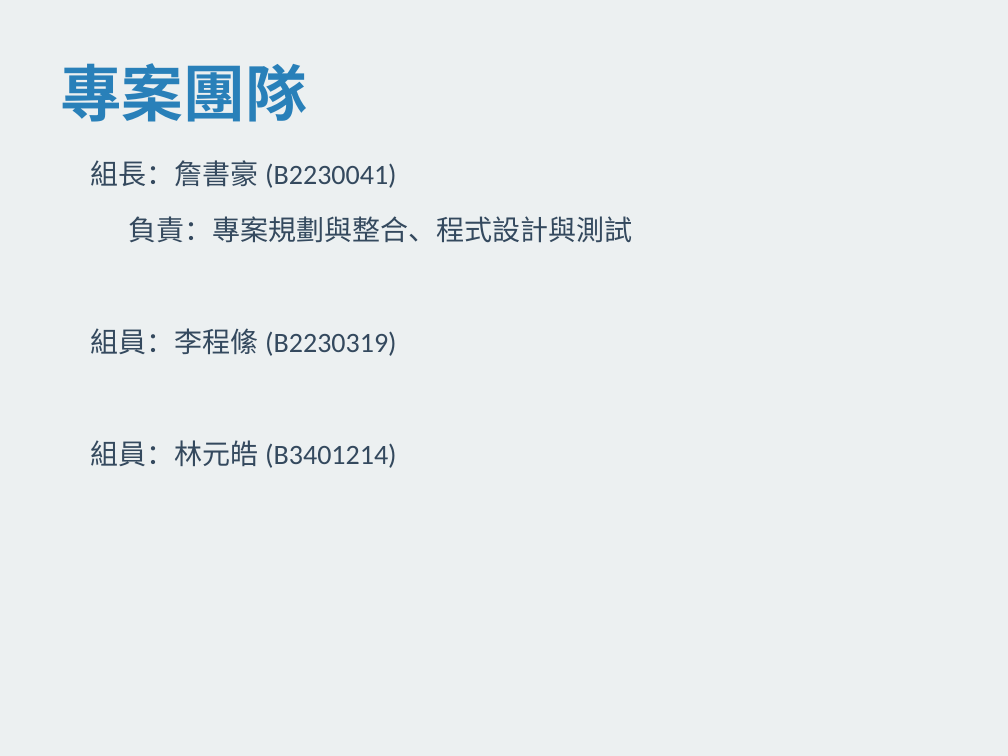
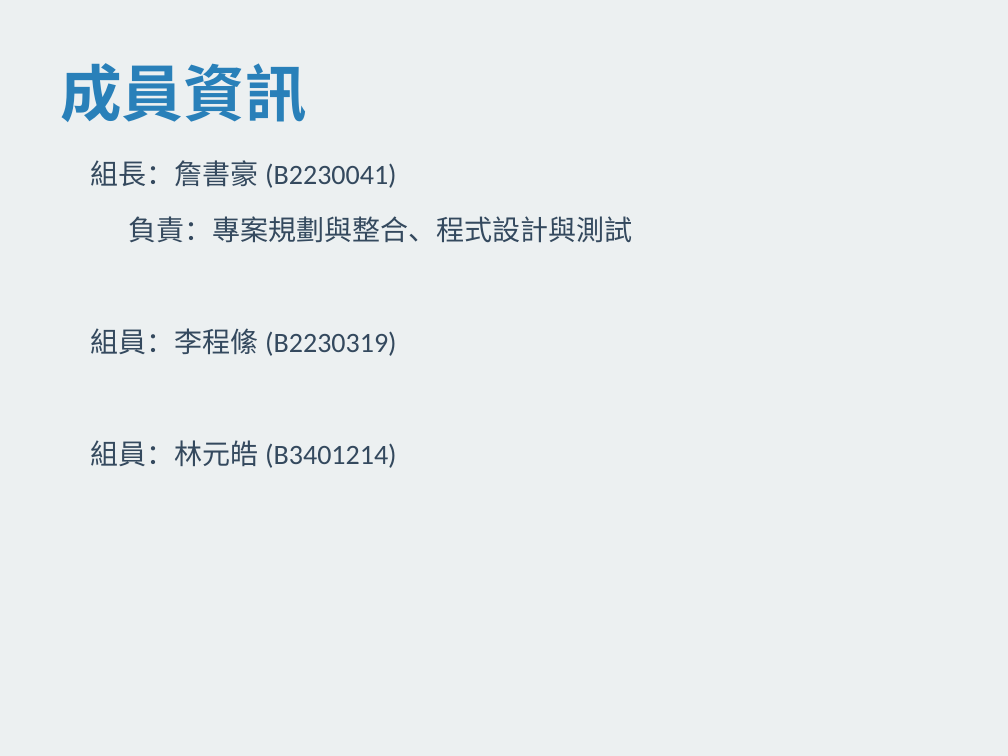
Before and after one commit to XJacksonChrisX/minesweeper, a slide deck: slide 3 of 踩地雷遊戲_專題報告.pptx. Drawn at 1008x756 pixels with LibreOffice and Linux fonts; fonts in the diff are those of the drawing. Boxes give left, top, right and bottom in pixels: in the first picture for what was removed or moved away, otherwise in the second. Text is boxed around its words. In the diff, an @@ line names an element or a change of style, - is before the commit and + after.

```diff
--- a/踩地雷遊戲_專題報告.pptx
+++ b/踩地雷遊戲_專題報告.pptx
@@ text at box(60, 63, 306, 122): text changed @@
-專案團隊
+成員資訊
```
Also in this commit, not shown: 3 other slides changed, 5 slides added, 7 slides removed.
